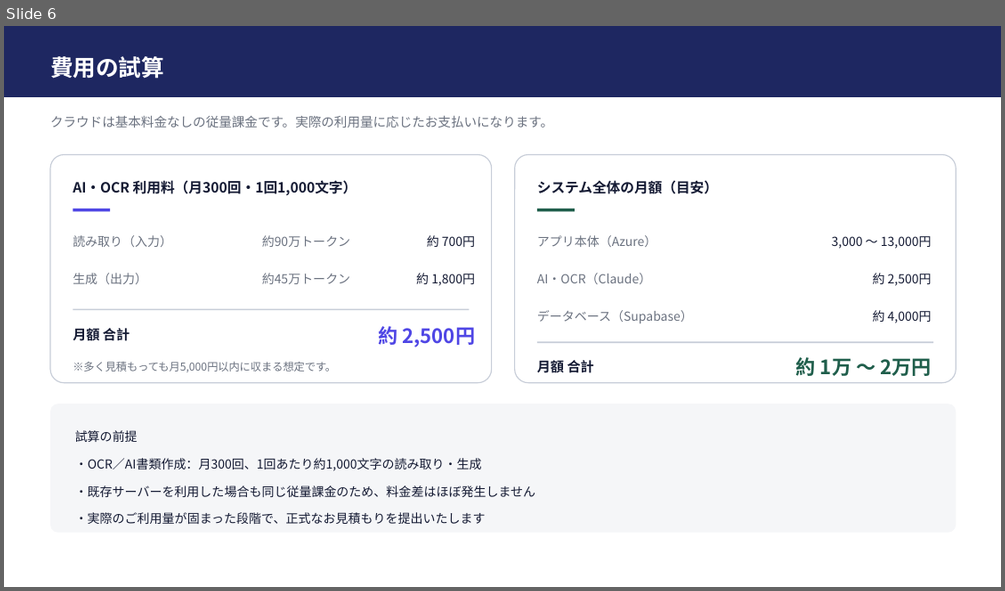
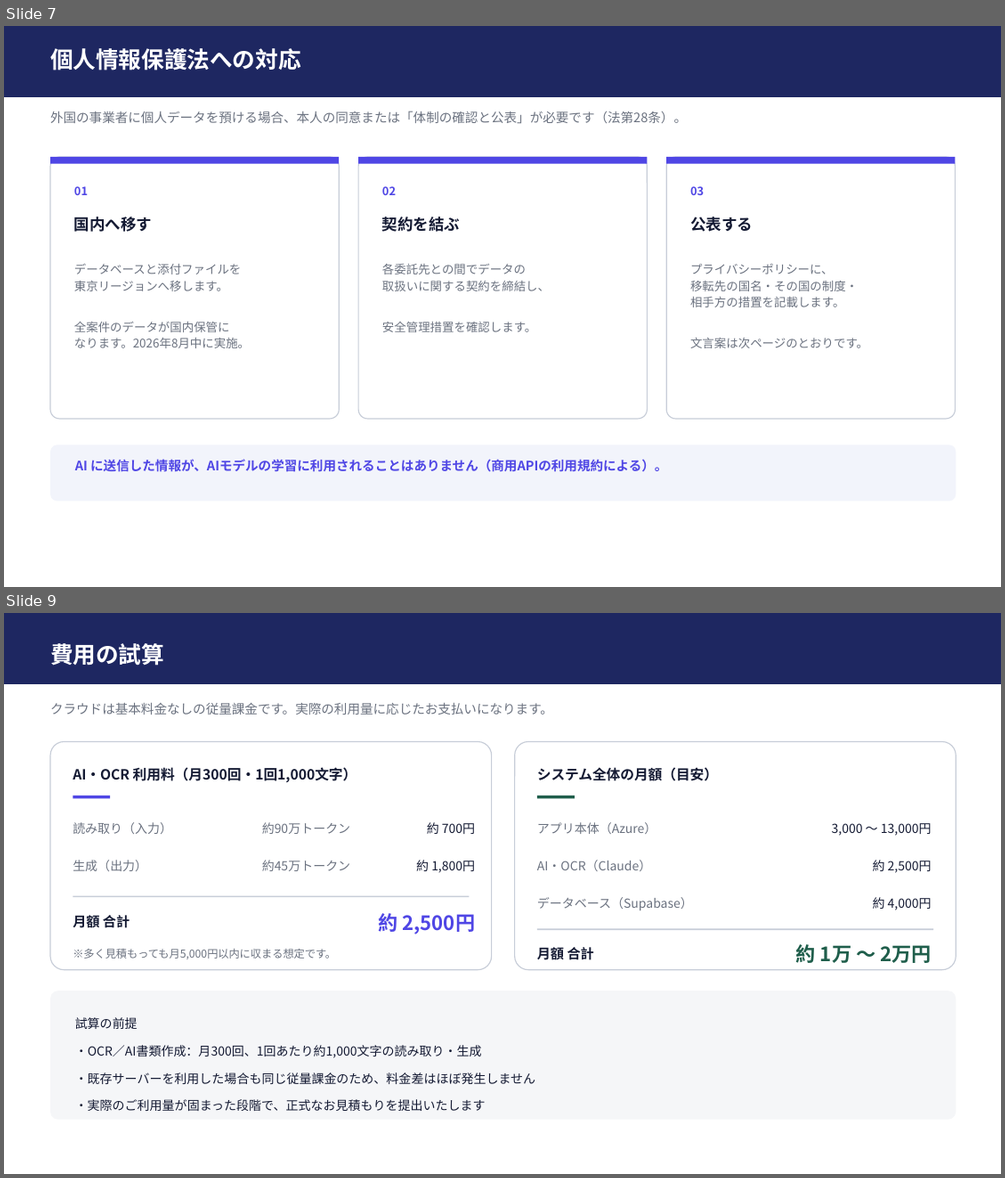
Before and after one commit to IVipcy/SouzokPlatform, a slide deck: docs/サーバー構成のご提案.pptx. Shown one above the other, each under a label of ours: slide 6 before the commit, slides 7 and 9 after it; the slides between them are not shown. The pictures are 1005x591 and 1005x1178 pixels, drawn with LibreOffice and Linux fonts; fonts in the diff are those of the drawing. Boxes give left, top, right and bottom in pixels: in the first picture for what was removed or moved away, otherwise in the second. Text is boxed around its words. In the diff, an @@ line names an element or a change of style, - is before the commit and + after.

```diff
--- a/docs/サーバー構成のご提案.pptx
+++ b/docs/サーバー構成のご提案.pptx
@@ slide 7 added at box(4, 26, 1001, 587), background #FFFFFF @@
@@ rectangle added at box(4, 26, 1001, 97), fill #1E2761 @@
@@ text added at box(50, 48, 301, 70), 22 pt, text #FFFFFF, bold @@
+個人情報保護法への対応
@@ text added at box(50, 111, 687, 123), 12.5 pt, text #6B7280 @@
+外国の事業者に個人データを預ける場合、本人の同意または「体制の確認と公表」が必要です（法第28条）。
@@ rounded rectangle added at box(50, 157, 339, 418), fill #FFFFFF, outline #C7CDD8 1 pt @@
@@ rectangle added at box(50, 157, 339, 164), fill #4F46E5 @@
@@ rounded rectangle added at box(358, 157, 647, 418), fill #FFFFFF, outline #C7CDD8 1 pt @@
@@ rectangle added at box(358, 157, 647, 164), fill #4F46E5 @@
@@ rounded rectangle added at box(666, 157, 955, 418), fill #FFFFFF, outline #C7CDD8 1 pt @@
@@ rectangle added at box(666, 157, 955, 164), fill #4F46E5 @@
@@ text added at box(74, 186, 88, 195), 11 pt, text #4F46E5, bold @@
+01
@@ text added at box(382, 186, 396, 195), 11 pt, text #4F46E5, bold @@
+02
@@ text added at box(690, 186, 704, 195), 11 pt, text #4F46E5, bold @@
+03
@@ text added at box(74, 216, 152, 232), 15 pt, text #141A33, bold @@
+国内へ移す
@@ text added at box(382, 216, 460, 232), 15 pt, text #141A33, bold @@
+契約を結ぶ
@@ text added at box(690, 216, 752, 232), 15 pt, text #141A33, bold @@
+公表する
@@ text added at box(74, 264, 250, 348), 11.5 pt, text #6B7280 @@
+データベースと添付ファイルを
+東京リージョンへ移します。
+全案件のデータが国内保管に
+なります。2026年8月中に実施。
@@ text added at box(382, 264, 550, 332), 11.5 pt, text #6B7280 @@
+各委託先との間でデータの
+取扱いに関する契約を締結し、
+安全管理措置を確認します。
@@ text added at box(690, 264, 868, 348), 11.5 pt, text #6B7280 @@
+プライバシーポリシーに、
+移転先の国名・その国の制度・
+相手方の措置を記載します。
+文言案は次ページのとおりです。
@@ rounded rectangle added at box(50, 445, 956, 501), fill #F2F4FB @@
@@ text added at box(75, 459, 667, 472), 12.5 pt, text #4F46E5, bold @@
+AI に送信した情報が、AIモデルの学習に利用されることはありません（商用APIの利用規約による）。
@@ what was slide 6 is now slide 9 @@
```
Also in this commit, not shown: 3 slides changed, 2 other slides added.
